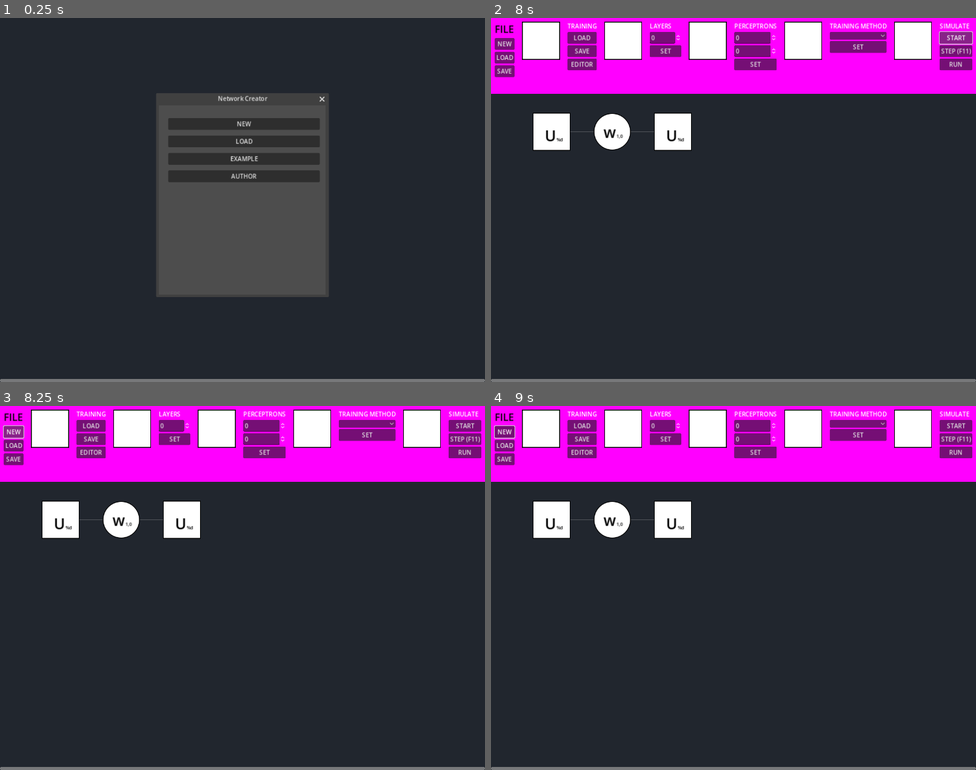
Above: before the commit, frames 1-4 (two rows, left to right).
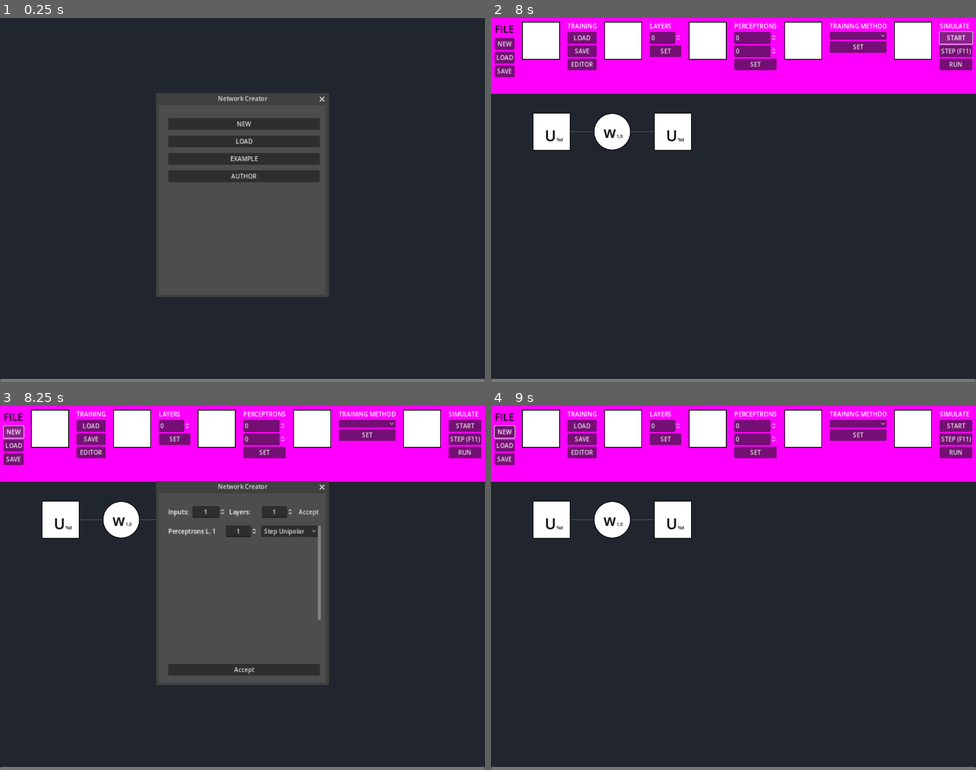
Above: after the commit, the same moments.

Repository: ShiroTsuma-github/GODOT_CONCEPT
Game: Godot game, scene res://src/Scenes/MainScene.tscn
Same seed, same stepped clock (60 frames per second), same inputs: the game is played once before the commit and once after it.
Inputs (mouse positions are in pixels of both pictures, inside the frame that each line leads up to):
- Up to frame 1 (0.25 s): no input
- Up to frame 2 (8 s): click "AUTHOR" at 0.5 s; click "NEW" at 1.25 s; click "Accept" at 2 s; click "Accept" at 2.75 s; click "Accept" at 3.5 s; click "SET" at 4.25 s; click "STEP (F11)" at 5 s; click "RUN" at 5.75 s; click "START" at 6.5 s; click "START" at 7.25 s
- Up to frame 3 (8.25 s): click "NEW" at 8 s
- Up to frame 4 (9 s): click (733, 668) at 8.75 s, where only the run after the commit has a clickable "Accept"

Frames 1-2 are identical in both runs. In frame 3, 18% of the frame differs, in the area x 32-68%, y 20-77%; in frame 4, nothing differs.

Commit message:
Started adding functionality to navbar

Diff:
--- a/src/Scenes/MainScene.tscn
+++ b/src/Scenes/MainScene.tscn
@@ -1,7 +1,7 @@
-[gd_scene load_steps=5 format=3 uid="uid://bghuicsgtoey6"]
+[gd_scene load_steps=4 format=3 uid="uid://bghuicsgtoey6"]
 
 [ext_resource type="Texture2D" uid="uid://dfmqcodvfuqts" path="res://resources/background.svg" id="1_ok0wd"]
-[ext_resource type="Texture2D" uid="uid://d4m2tf8ytlfk2" path="res://resources/square.svg" id="2_rrkwh"]
+[ext_resource type="PackedScene" uid="uid://bgi0c5oe58vha" path="res://src/Scenes/Navbar.tscn" id="2_se3sb"]
 
 [sub_resource type="GDScript" id="GDScript_ubcgp"]
 script/source = "extends Node2D
@@ -16,7 +16,7 @@
 # @onready var Network = get_node(\"MarginContainer/ScrollContainer/Network\")
 var Network = null
 @onready var navbar = get_node(\"Navbar\")
-@onready var inspector = Objects.Base_Inspector.instantiate( )
+@onready var inspector = Objects.Base_Inspector.instantiate()
 
 # Called when the node enters the scene tree for the first time.
 func _ready():
@@ -42,6 +42,9 @@
 	Network.input_count = InputCount
 	Network.perceptron_layer_count = LayerCount
 	Network.perc_per_layer = PerceptronsPerLayer
+	for n in NetworkContainer.get_children():
+		NetworkContainer.remove_child(n)
+		n.queue_free()
 	NetworkContainer.add_child(Network)
 
 func create_inspector():
@@ -50,8 +53,6 @@
 	print(\"inspectoring\")
 	pass
 "
-
-[sub_resource type="PlaceholderTexture2D" id="PlaceholderTexture2D_foxk2"]
 
 [node name="MainScene" type="Node2D"]
 script = SubResource("GDScript_ubcgp")
@@ -80,161 +81,5 @@
 theme_override_constants/margin_right = 50
 theme_override_constants/margin_bottom = 100
 
-[node name="Navbar" type="TextureRect" parent="."]
+[node name="Navbar" parent="." instance=ExtResource("2_se3sb")]
 visible = false
-custom_minimum_size = Vector2(200, 200)
-offset_right = 1280.0
-offset_bottom = 200.0
-texture = SubResource("PlaceholderTexture2D_foxk2")
-
-[node name="MarginContainer2" type="MarginContainer" parent="Navbar"]
-layout_mode = 0
-offset_right = 1280.0
-offset_bottom = 200.0
-theme_override_constants/margin_left = 10
-theme_override_constants/margin_top = 10
-
-[node name="HBoxContainer" type="HBoxContainer" parent="Navbar/MarginContainer2"]
-layout_mode = 2
-theme_override_constants/separation = 20
-
-[node name="VBoxContainer" type="VBoxContainer" parent="Navbar/MarginContainer2/HBoxContainer"]
-layout_mode = 2
-theme_override_constants/separation = 5
-
-[node name="Label" type="Label" parent="Navbar/MarginContainer2/HBoxContainer/VBoxContainer"]
-layout_mode = 2
-theme_override_colors/font_color = Color(0, 0, 0, 1)
-theme_override_font_sizes/font_size = 26
-text = "FILE"
-horizontal_alignment = 1
-
-[node name="Button" type="Button" parent="Navbar/MarginContainer2/HBoxContainer/VBoxContainer"]
-layout_mode = 2
-text = "NEW"
-
-[node name="Button2" type="Button" parent="Navbar/MarginContainer2/HBoxContainer/VBoxContainer"]
-layout_mode = 2
-text = "LOAD"
-
-[node name="Button3" type="Button" parent="Navbar/MarginContainer2/HBoxContainer/VBoxContainer"]
-layout_mode = 2
-text = "SAVE"
-
-[node name="VBoxContainer3" type="VBoxContainer" parent="Navbar/MarginContainer2/HBoxContainer"]
-layout_mode = 2
-
-[node name="TextureRect" type="TextureRect" parent="Navbar/MarginContainer2/HBoxContainer/VBoxContainer3"]
-layout_mode = 2
-texture = ExtResource("2_rrkwh")
-
-[node name="VBoxContainer2" type="VBoxContainer" parent="Navbar/MarginContainer2/HBoxContainer"]
-layout_mode = 2
-
-[node name="Label" type="Label" parent="Navbar/MarginContainer2/HBoxContainer/VBoxContainer2"]
-layout_mode = 2
-text = "TRAINING"
-
-[node name="Button2" type="Button" parent="Navbar/MarginContainer2/HBoxContainer/VBoxContainer2"]
-layout_mode = 2
-text = "LOAD"
-
-[node name="Button3" type="Button" parent="Navbar/MarginContainer2/HBoxContainer/VBoxContainer2"]
-layout_mode = 2
-text = "SAVE"
-
-[node name="Button" type="Button" parent="Navbar/MarginContainer2/HBoxContainer/VBoxContainer2"]
-layout_mode = 2
-text = "EDITOR"
-
-[node name="VBoxContainer4" type="VBoxContainer" parent="Navbar/MarginContainer2/HBoxContainer"]
-layout_mode = 2
-
-[node name="TextureRect" type="TextureRect" parent="Navbar/MarginContainer2/HBoxContainer/VBoxContainer4"]
-layout_mode = 2
-texture = ExtResource("2_rrkwh")
-
-[node name="VBoxContainer5" type="VBoxContainer" parent="Navbar/MarginContainer2/HBoxContainer"]
-layout_mode = 2
-
-[node name="Label" type="Label" parent="Navbar/MarginContainer2/HBoxContainer/VBoxContainer5"]
-layout_mode = 2
-text = "LAYERS"
-
-[node name="SpinBox" type="SpinBox" parent="Navbar/MarginContainer2/HBoxContainer/VBoxContainer5"]
-layout_mode = 2
-
-[node name="Button" type="Button" parent="Navbar/MarginContainer2/HBoxContainer/VBoxContainer5"]
-layout_mode = 2
-text = "SET"
-
-[node name="VBoxContainer6" type="VBoxContainer" parent="Navbar/MarginContainer2/HBoxContainer"]
-layout_mode = 2
-
-[node name="TextureRect" type="TextureRect" parent="Navbar/MarginContainer2/HBoxContainer/VBoxContainer6"]
-layout_mode = 2
-texture = ExtResource("2_rrkwh")
-
-[node name="VBoxContainer7" type="VBoxContainer" parent="Navbar/MarginContainer2/HBoxContainer"]
-layout_mode = 2
-
-[node name="Label" type="Label" parent="Navbar/MarginContainer2/HBoxContainer/VBoxContainer7"]
-layout_mode = 2
-text = "PERCEPTRONS"
-
-[node name="SpinBox2" type="SpinBox" parent="Navbar/MarginContainer2/HBoxContainer/VBoxContainer7"]
-layout_mode = 2
-
-[node name="SpinBox" type="SpinBox" parent="Navbar/MarginContainer2/HBoxContainer/VBoxContainer7"]
-layout_mode = 2
-
-[node name="Button" type="Button" parent="Navbar/MarginContainer2/HBoxContainer/VBoxContainer7"]
-layout_mode = 2
-text = "SET"
-
-[node name="VBoxContainer8" type="VBoxContainer" parent="Navbar/MarginContainer2/HBoxContainer"]
-layout_mode = 2
-
-[node name="TextureRect" type="TextureRect" parent="Navbar/MarginContainer2/HBoxContainer/VBoxContainer8"]
-layout_mode = 2
-texture = ExtResource("2_rrkwh")
-
-[node name="VBoxContainer9" type="VBoxContainer" parent="Navbar/MarginContainer2/HBoxContainer"]
-layout_mode = 2
-
-[node name="Label" type="Label" parent="Navbar/MarginContainer2/HBoxContainer/VBoxContainer9"]
-layout_mode = 2
-text = "TRAINING METHOD"
-
-[node name="OptionButton" type="OptionButton" parent="Navbar/MarginContainer2/HBoxContainer/VBoxContainer9"]
-layout_mode = 2
-
-[node name="Button" type="Button" parent="Navbar/MarginContainer2/HBoxContainer/VBoxContainer9"]
-layout_mode = 2
-text = "SET"
-
-[node name="VBoxContainer10" type="VBoxContainer" parent="Navbar/MarginContainer2/HBoxContainer"]
-layout_mode = 2
-
-[node name="TextureRect" type="TextureRect" parent="Navbar/MarginContainer2/HBoxContainer/VBoxContainer10"]
-layout_mode = 2
-texture = ExtResource("2_rrkwh")
-
-[node name="VBoxContainer11" type="VBoxContainer" parent="Navbar/MarginContainer2/HBoxContainer"]
-layout_mode = 2
-
-[node name="Label" type="Label" parent="Navbar/MarginContainer2/HBoxContainer/VBoxContainer11"]
-layout_mode = 2
-text = "SIMULATE"
-
-[node name="Button" type="Button" parent="Navbar/MarginContainer2/HBoxContainer/VBoxContainer11"]
-layout_mode = 2
-text = "START"
-
-[node name="Button2" type="Button" parent="Navbar/MarginContainer2/HBoxContainer/VBoxContainer11"]
-layout_mode = 2
-text = "STEP (F11)"
-
-[node name="Button3" type="Button" parent="Navbar/MarginContainer2/HBoxContainer/VBoxContainer11"]
-layout_mode = 2
-text = "RUN"
--- /dev/null
+++ b/src/Scenes/Navbar.tscn
@@ -0,0 +1,168 @@
+[gd_scene load_steps=4 format=3 uid="uid://bgi0c5oe58vha"]
+
+[ext_resource type="Script" path="res://src/Scripts/Navbar/Navbar.gd" id="1_8beqj"]
+[ext_resource type="Texture2D" uid="uid://d4m2tf8ytlfk2" path="res://resources/square.svg" id="1_bk7gd"]
+
+[sub_resource type="PlaceholderTexture2D" id="PlaceholderTexture2D_foxk2"]
+
+[node name="Navbar" type="TextureRect"]
+custom_minimum_size = Vector2(200, 200)
+offset_right = 1280.0
+offset_bottom = 200.0
+texture = SubResource("PlaceholderTexture2D_foxk2")
+script = ExtResource("1_8beqj")
+
+[node name="MarginContainer2" type="MarginContainer" parent="."]
+layout_mode = 0
+offset_right = 1280.0
+offset_bottom = 200.0
+theme_override_constants/margin_left = 10
+theme_override_constants/margin_top = 10
+
+[node name="HBoxContainer" type="HBoxContainer" parent="MarginContainer2"]
+layout_mode = 2
+theme_override_constants/separation = 20
+
+[node name="VBoxContainer" type="VBoxContainer" parent="MarginContainer2/HBoxContainer"]
+layout_mode = 2
+theme_override_constants/separation = 5
+
+[node name="Label" type="Label" parent="MarginContainer2/HBoxContainer/VBoxContainer"]
+layout_mode = 2
+theme_override_colors/font_color = Color(0, 0, 0, 1)
+theme_override_font_sizes/font_size = 26
+text = "FILE"
+horizontal_alignment = 1
+
+[node name="GuzikNowy" type="Button" parent="MarginContainer2/HBoxContainer/VBoxContainer"]
+layout_mode = 2
+text = "NEW"
+
+[node name="GuzikLoad" type="Button" parent="MarginContainer2/HBoxContainer/VBoxContainer"]
+layout_mode = 2
+text = "LOAD"
+
+[node name="Button3" type="Button" parent="MarginContainer2/HBoxContainer/VBoxContainer"]
+layout_mode = 2
+text = "SAVE"
+
+[node name="VBoxContainer3" type="VBoxContainer" parent="MarginContainer2/HBoxContainer"]
+layout_mode = 2
+
+[node name="TextureRect" type="TextureRect" parent="MarginContainer2/HBoxContainer/VBoxContainer3"]
+layout_mode = 2
+texture = ExtResource("1_bk7gd")
+
+[node name="VBoxContainer2" type="VBoxContainer" parent="MarginContainer2/HBoxContainer"]
+layout_mode = 2
+
+[node name="Label" type="Label" parent="MarginContainer2/HBoxContainer/VBoxContainer2"]
+layout_mode = 2
+text = "TRAINING"
+
+[node name="Button2" type="Button" parent="MarginContainer2/HBoxContainer/VBoxContainer2"]
+layout_mode = 2
+text = "LOAD"
+
+[node name="Button3" type="Button" parent="MarginContainer2/HBoxContainer/VBoxContainer2"]
+layout_mode = 2
+text = "SAVE"
+
+[node name="Button" type="Button" parent="MarginContainer2/HBoxContainer/VBoxContainer2"]
+layout_mode = 2
+text = "EDITOR"
+
+[node name="VBoxContainer4" type="VBoxContainer" parent="MarginContainer2/HBoxContainer"]
+layout_mode = 2
+
+[node name="TextureRect" type="TextureRect" parent="MarginContainer2/HBoxContainer/VBoxContainer4"]
+layout_mode = 2
+texture = ExtResource("1_bk7gd")
+
+[node name="VBoxContainer5" type="VBoxContainer" parent="MarginContainer2/HBoxContainer"]
+layout_mode = 2
+
+[node name="Label" type="Label" parent="MarginContainer2/HBoxContainer/VBoxContainer5"]
+layout_mode = 2
+text = "LAYERS"
+
+[node name="SpinBox" type="SpinBox" parent="MarginContainer2/HBoxContainer/VBoxContainer5"]
+layout_mode = 2
+
+[node name="Button" type="Button" parent="MarginContainer2/HBoxContainer/VBoxContainer5"]
+layout_mode = 2
+text = "SET"
+
+[node name="VBoxContainer6" type="VBoxContainer" parent="MarginContainer2/HBoxContainer"]
+layout_mode = 2
+
+[node name="TextureRect" type="TextureRect" parent="MarginContainer2/HBoxContainer/VBoxContainer6"]
+layout_mode = 2
+texture = ExtResource("1_bk7gd")
+
+[node name="VBoxContainer7" type="VBoxContainer" parent="MarginContainer2/HBoxContainer"]
+layout_mode = 2
+
+[node name="Label" type="Label" parent="MarginContainer2/HBoxContainer/VBoxContainer7"]
+layout_mode = 2
+text = "PERCEPTRONS"
+
+[node name="SpinBox2" type="SpinBox" parent="MarginContainer2/HBoxContainer/VBoxContainer7"]
+layout_mode = 2
+
+[node name="SpinBox" type="SpinBox" parent="MarginContainer2/HBoxContainer/VBoxContainer7"]
+layout_mode = 2
+
+[node name="Button" type="Button" parent="MarginContainer2/HBoxContainer/VBoxContainer7"]
+layout_mode = 2
+text = "SET"
+
+[node name="VBoxContainer8" type="VBoxContainer" parent="MarginContainer2/HBoxContainer"]
+layout_mode = 2
+
+[node name="TextureRect" type="TextureRect" parent="MarginContainer2/HBoxContainer/VBoxContainer8"]
+layout_mode = 2
+texture = ExtResource("1_bk7gd")
+
+[node name="VBoxContainer9" type="VBoxContainer" parent="MarginContainer2/HBoxContainer"]
+layout_mode = 2
+
+[node name="Label" type="Label" parent="MarginContainer2/HBoxContainer/VBoxContainer9"]
+layout_mode = 2
+text = "TRAINING METHOD"
+
+[node name="OptionButton" type="OptionButton" parent="MarginContainer2/HBoxContainer/VBoxContainer9"]
+layout_mode = 2
+
+[node name="Button" type="Button" parent="MarginContainer2/HBoxContainer/VBoxContainer9"]
+layout_mode = 2
+text = "SET"
+
+[node name="VBoxContainer10" type="VBoxContainer" parent="MarginContainer2/HBoxContainer"]
+layout_mode = 2
+
+[node name="TextureRect" type="TextureRect" parent="MarginContainer2/HBoxContainer/VBoxContainer10"]
+layout_mode = 2
+texture = ExtResource("1_bk7gd")
+
+[node name="VBoxContainer11" type="VBoxContainer" parent="MarginContainer2/HBoxContainer"]
+layout_mode = 2
+
+[node name="Label" type="Label" parent="MarginContainer2/HBoxContainer/VBoxContainer11"]
+layout_mode = 2
+text = "SIMULATE"
+
+[node name="Button" type="Button" parent="MarginContainer2/HBoxContainer/VBoxContainer11"]
+layout_mode = 2
+text = "START"
+
+[node name="Button2" type="Button" parent="MarginContainer2/HBoxContainer/VBoxContainer11"]
+layout_mode = 2
+text = "STEP (F11)"
+
+[node name="Button3" type="Button" parent="MarginContainer2/HBoxContainer/VBoxContainer11"]
+layout_mode = 2
+text = "RUN"
+
+[connection signal="pressed" from="MarginContainer2/HBoxContainer/VBoxContainer/GuzikNowy" to="." method="_on_guzik_nowy_pressed"]
+[connection signal="pressed" from="MarginContainer2/HBoxContainer/VBoxContainer/GuzikLoad" to="." method="_on_guzik_load_pressed"]
--- a/src/Scenes/NetworkCreator.tscn
+++ b/src/Scenes/NetworkCreator.tscn
@@ -123,6 +123,7 @@
 [connection signal="pressed" from="MarginContainer/NewLoad/CreateNetwork" to="." method="_on_create_network_pressed"]
 [connection signal="pressed" from="MarginContainer/NewLoad/OpenFileDialog" to="." method="_on_open_file_dialog_pressed"]
 [connection signal="pressed" from="MarginContainer/NewLoad/OpenExamples" to="." method="_on_open_examples_pressed"]
+[connection signal="pressed" from="MarginContainer/NewLoad/ShowAuthor" to="." method="_on_show_author_pressed"]
 [connection signal="value_changed" from="MarginContainer/Creator/InputSetupContainer/LayerSetupContainer/SpinBox" to="MarginContainer/Creator/InputSetupContainer/LayerSetupContainer/Button" method="_on_spin_box_value_changed"]
 [connection signal="pressed" from="MarginContainer/Creator/InputSetupContainer/LayerSetupContainer/Button" to="MarginContainer/Creator/InputSetupContainer/LayerSetupContainer/Button" method="_on_pressed"]
 [connection signal="pressed" from="MarginContainer/Creator/AcceptAndCloseContaienr/AcceptCloseButton" to="." method="_on_accept_close_button_pressed"]
--- a/src/Scripts/Manager/Objects.gd
+++ b/src/Scripts/Manager/Objects.gd
@@ -3,6 +3,9 @@
 signal create_inspector
 
 var Base_Start_Window = load("res://src/Scenes/NetworkCreator.tscn")
+var Base_Start_Window_NEW = false
+var Base_Start_Window_LOAD = false
+var Base_Start_Window_BLOCK_CLOSE = false
 var Base_Network = load("res://src/Scenes/Network.tscn")
 var Base_Inspector = load("res://src/Scenes/Inspector.tscn")
 var Base_Perceptron = load("res://src/Scenes/Perceptron.tscn")
--- /dev/null
+++ b/src/Scripts/Navbar/Navbar.gd
@@ -0,0 +1,27 @@
+extends TextureRect
+
+
+# Called when the node enters the scene tree for the first time.
+func _ready():
+	pass # Replace with function body.
+
+
+# Called every frame. 'delta' is the elapsed time since the previous frame.
+func _process(delta):
+	pass
+
+
+func _on_guzik_nowy_pressed():
+	Objects.Base_Start_Window_NEW = true
+	Objects.Base_Start_Window_BLOCK_CLOSE = true
+	var start_window = Objects.Base_Start_Window.instantiate()
+	start_window.setup_network.connect(get_tree().get_root().get_node("MainScene").forward_signal)
+	add_child(start_window)
+
+
+
+func _on_guzik_load_pressed():
+	var filedialog = load("res://src/Scenes/FileDialog.tscn")
+	var test = filedialog.instantiate()
+	test.add_filter("*.nn")
+	add_child(test)
--- a/src/Scripts/NetworkCreator/NetworkCreator.gd
+++ b/src/Scripts/NetworkCreator/NetworkCreator.gd
@@ -13,8 +13,14 @@
 signal setup_network(layers, perceptrons, inputs)
 
 func _ready():
+	get_node("MarginContainer/NewLoad").visible = true
 	get_node("MarginContainer/Creator").visible = false
-	get_node("MarginContainer/NewLoad").visible = true
+	if Objects.Base_Start_Window_NEW == true:
+		_on_create_network_pressed()
+		Objects.Base_Start_Window_NEW = false
+	if Objects.Base_Start_Window_LOAD == true:
+		_on_open_file_dialog_pressed()
+		Objects.Base_Start_Window_LOAD = false
 	button.create_layer_setup.connect(setup_layer_config)
 	add_layer_config(1)
 
@@ -59,6 +65,9 @@
 
 func _on_close_requested():
 	hide()
+	if Objects.Base_Start_Window_BLOCK_CLOSE == true:
+		Objects.Base_Start_Window_BLOCK_CLOSE = false
+		return
 	get_tree().quit()
 
 
@@ -82,3 +91,8 @@
 	print(ProjectSettings.globalize_path("res://Examples/"))
 	print("Test path", test.get_current_path())
 	add_child(test)
+
+
+
+func _on_show_author_pressed():
+	pass # Replace with function body.
Not shown, added: src/Scenes/Nav5F6D.tmp
